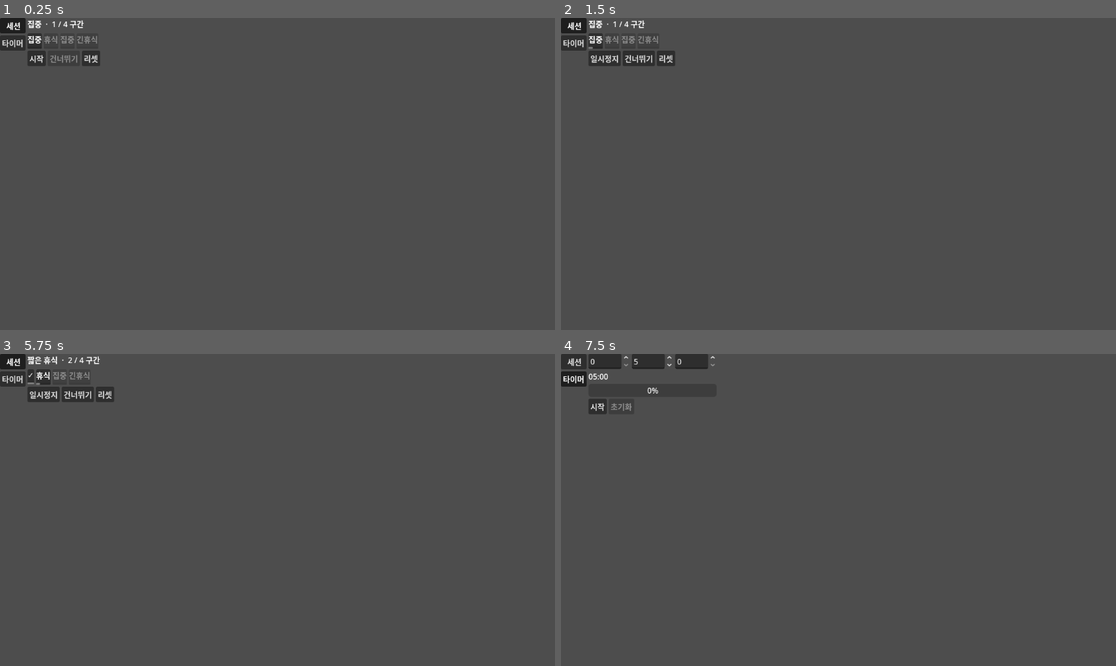
Above: before the commit, frames 1-4 (two rows, left to right).
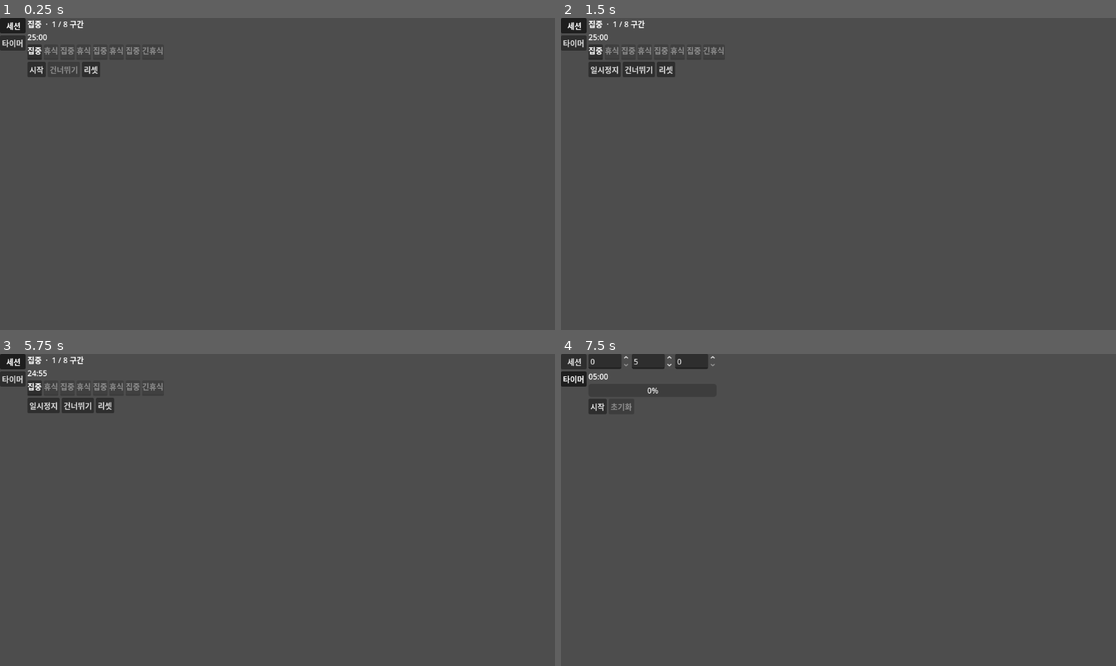
Above: after the commit, the same moments.

Repository: gee03143/voyager
Game: Godot game, scene res://scenes/timer/clock_tab.tscn
Same seed, same stepped clock (60 frames per second), same inputs: the game is played once before the commit and once after it. This scene is started directly instead of the project's main scene.
Inputs:
- Up to frame 1 (0.25 s): no input
- Up to frame 2 (1.5 s): click "시작" at 0.5 s; click "세션" at 1.25 s
- Up to frame 3 (5.75 s): click "타이머" at 2 s; click "시작" at 2.75 s; click "일시정지" at 3.5 s; click "초기화" at 4.25 s; click "세션" at 5 s
- Up to frame 4 (7.5 s): click "건너뛰기" at 5.75 s; click "리셋" at 6.5 s; click "타이머" at 7.25 s

The runs differ from the first frame. In frame 1, 0.8% of the frame differs, in the area x 4-30%, y 1-19%; in frame 2, 1.1%; in frame 3, 1.3%, in the area x 4-30%, y 0-19%; in frame 4, nothing differs.

Commit message:
외부 세이브 파일로부터 설정 값 읽어올 수 있도록 기능 추가
TODO : 설정 값 익스포트

Diff:
--- a/project.godot
+++ b/project.godot
@@ -15,6 +15,10 @@
 config/features=PackedStringArray("4.6", "Mobile")
 config/icon="res://icon.svg"
 
+[autoload]
+
+Save="*uid://b46e2jhwgai18"
+
 [physics]
 
 3d/physics_engine="Jolt Physics"
--- a/scenes/timer/PromoTimer.tscn
+++ b/scenes/timer/PromoTimer.tscn
@@ -30,7 +30,6 @@
 
 [node name="Display" parent="VBox" unique_id=1791537411 instance=ExtResource("3_idk55")]
 layout_mode = 2
-show_label = false
 show_progress = false
 
 [node name="Timeline" type="HBoxContainer" parent="VBox" unique_id=43785777]
--- /dev/null
+++ b/scripts/data/app_settings.gd
@@ -0,0 +1,23 @@
+class_name AppSettings
+extends RefCounted  #노드가 아닌 순수 데이터 객체(자동 메모리 관리)
+
+# 포모 세션 설정
+var focus_seconds: float = 25 * 60
+var short_break_seconds: float = 5 * 60
+var long_break_seconds: float = 15 * 60
+var total_focus_count: int = 4
+
+func to_dict() -> Dictionary:
+	return {
+		"focus_seconds": focus_seconds,
+		"short_break_seconds": short_break_seconds,
+		"long_break_seconds": long_break_seconds,
+		"total_focus_count": total_focus_count,
+	}
+
+func from_dict(d: Dictionary) -> void:
+	# 키 없으면 기본값 유지 → 스키마 진화에 안전
+	focus_seconds = d.get("focus_seconds", focus_seconds)
+	short_break_seconds = d.get("short_break_seconds", short_break_seconds)
+	long_break_seconds = d.get("long_break_seconds", long_break_seconds)
+	total_focus_count = max(1, int(d.get("total_focus_count", total_focus_count)))
--- /dev/null
+++ b/scripts/data/save.gd
@@ -0,0 +1,41 @@
+extends Node
+
+const SAVE_PATH := "user://save.json"
+const VERSION := 1
+
+var settings := AppSettings.new()
+
+func _ready() -> void:
+	if FileAccess.file_exists(SAVE_PATH):
+		load_game()
+	else:
+		save_game()
+
+func save_game() -> void:
+	var data := {
+		"version": VERSION,
+		"settings": settings.to_dict()
+	}
+	var file := FileAccess.open(SAVE_PATH, FileAccess.WRITE)
+	if file == null:
+		push_warning("Fail to Save: %s" % FileAccess.get_open_error())
+		return
+	file.store_string(JSON.stringify(data, "\t"))
+	file.close()
+
+func load_game() -> void:
+	var file := FileAccess.open(SAVE_PATH, FileAccess.READ)
+	if file == null:
+		push_warning("Fail to Load: %s" % FileAccess.get_open_error())
+		return
+	var text := file.get_as_text()
+	file.close()
+
+	var parsed = JSON.parse_string(text)
+	if typeof(parsed) != TYPE_DICTIONARY:
+		push_warning("Fail to parse save file - Use DEfault Value")
+		return
+	# var v = parsed.get("version", 1)으로 마이그레이션 분기 가능, 1은 version 넘버
+	var s = parsed.get("settings", {})
+	if typeof(s) == TYPE_DICTIONARY:
+		settings.from_dict(s)
--- a/scripts/timer/pomo/pomodoro_view.gd
+++ b/scripts/timer/pomo/pomodoro_view.gd
@@ -23,9 +23,12 @@
 	skip_button.pressed.connect(_on_skip_pressed)
 	stop_button.pressed.connect(_on_stop_pressed)
 
-	_rebuild_timeline()
-	if pomodoro.segment_count() > 0:
-		_on_segment_changed(pomodoro.index)
+	pomodoro.focus_seconds = Save.settings.focus_seconds
+	pomodoro.short_break_seconds = Save.settings.short_break_seconds
+	pomodoro.long_break_seconds = Save.settings.long_break_seconds
+	pomodoro.total_focus_count = Save.settings.total_focus_count
+
+	pomodoro.build_plan()
 
 func _on_start_pressed() -> void:
 	if pomodoro.is_running():
Not shown, added: scripts/data/app_settings.gd.uid
Not shown, added: scripts/data/save.gd.uid
